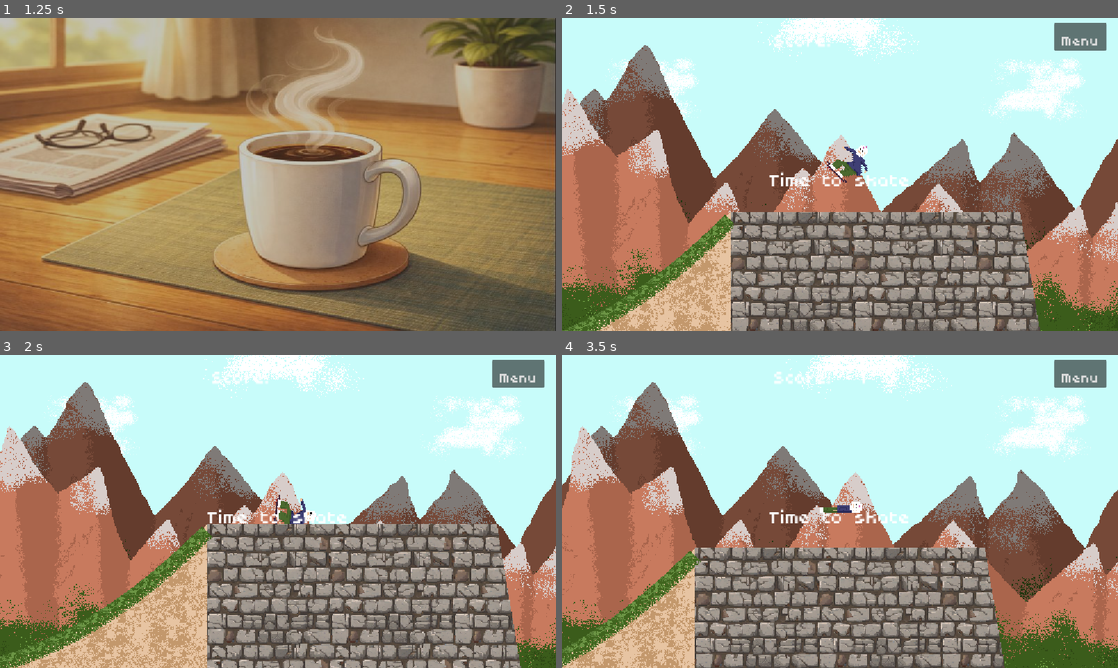
Above: before the commit, frames 1-4 (two rows, left to right).
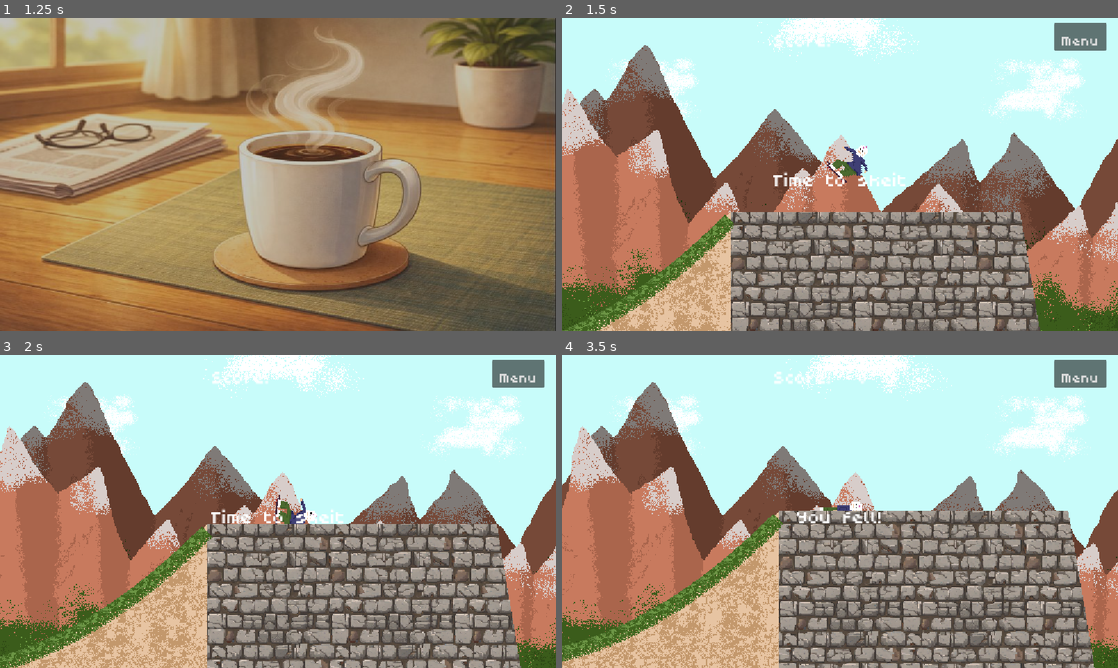
Above: after the commit, the same moments.

Repository: Nikug/fgj-2026
Game: Godot game, scene res://vilperi/MaskSelect.tscn
Same seed, same stepped clock (60 frames per second), same inputs: the game is played once before the commit and once after it. Sound files missing from this copy of the repository are replaced by a short silence.
Inputs (mouse positions are in pixels of both pictures, inside the frame that each line leads up to):
- Up to frame 1 (1.25 s): click "Begin your day" at 0.5 s
- Up to frame 2 (1.5 s): tap Enter (ui_accept) at 1.25 s; move the mouse to (962, 158) at 1.27 s; hold Right (right) from 1.28 s (still down); click (962, 158) at 1.35 s
- Up to frame 3 (2 s): keep holding Right (right); tap Space (jump) at 1.52 s; tap R (r) at 1.55 s
- Up to frame 4 (3.5 s): move the mouse to (728, 527) at 2.02 s; tap R (r) at 2.1 s; tap Space (jump) at 2.27 s; tap Enter (ui_accept) at 2.3, 2.85 s; move the mouse to (895, 442) at 2.77 s; release Right (right) at 2.78 s; hold A (left) from 2.78 s (still down); click (895, 442) at 3.05 s

Frame 1 is identical in both runs. In frame 2, 0.5% of the frame differs, in the area x 37-63%, y 49-54%; in frame 3, 0.4%; in frame 4, 33%, in the area x 0-96%, y 6-100%.

Commit message:
cancel die

Diff:
--- a/skeittipeli/aleksi/ukkeli.gd
+++ b/skeittipeli/aleksi/ukkeli.gd
@@ -203,6 +203,10 @@
   rotation = 0.0
   position.y += 32
 
+func cancelDie():
+  isDead = false
+  $Area2D.cancelDie()
+
 
 func play_skate_animation():
     if (isDead):
--- a/skeittipeli/aleksi/ukkeli_keho.gd
+++ b/skeittipeli/aleksi/ukkeli_keho.gd
@@ -38,3 +38,6 @@
     plague_mask_sprite.play("jump")
     hockey_mask_sprite.play("jump")
     ghost_mask_sprite.play("jump")
+
+func cancelDie():
+    isDead = false
--- a/skeittipeli/hud.gd
+++ b/skeittipeli/hud.gd
@@ -1,5 +1,6 @@
 extends CanvasLayer
 
+var aboutToDie: bool = false
 
 # Called when the node enters the scene tree for the first time.
 func _ready():
@@ -21,10 +22,12 @@
     $Message.hide()
 
 func show_game_over():
+    aboutToDie = true
     show_message("You fell!")
     await $MessageTimer.timeout
 
-    get_tree().change_scene_to_file("res://vilperi/MaskSelect.tscn")
+    if aboutToDie:
+        get_tree().change_scene_to_file("res://vilperi/MaskSelect.tscn")
 
 func update_score(score):
     $ScoreLabel.text = str(score)
@@ -32,3 +35,9 @@
 
 func _on_button_pressed():
     get_tree().change_scene_to_file("res://vilperi/MaskSelect.tscn")
+
+func cancel_game_over():
+    if aboutToDie:
+        aboutToDie = false
+        $MessageTimer.stop()
+        $Message.hide()
--- a/skeittipeli/main_2.gd
+++ b/skeittipeli/main_2.gd
@@ -9,12 +9,14 @@
 # Called every frame. 'delta' is the elapsed time since the previous frame.
 func _process(delta):
     if Input.is_action_just_pressed("r"):
+        $Pelaaja.cancelDie()
+        $Hud.cancel_game_over()
         new_game()
 
 func new_game():
     score = 0
     $Hud.update_score(score)
-    $Hud.show_message("Time to skate")
+    $Hud.show_message("Time to skeit")
     $ScoreTimer.start()
     $Pelaaja.position = $StartPosition.position
     $Pelaaja.rotation = 0.001
--- a/skeittipeli/project.godot
+++ b/skeittipeli/project.godot
@@ -11,7 +11,7 @@
 [application]
 
 config/name="Skeittipeli"
-run/main_scene="uid://d1hvu5rpc4je3"
+run/main_scene="uid://cn54bc7uawq6g"
 config/features=PackedStringArray("4.6", "Forward Plus")
 run/max_fps=60
 config/icon="res://icon.svg"
Not shown: 1 places in skeittipeli/vilperi/MaskSelect.tscn that only renumber resources
